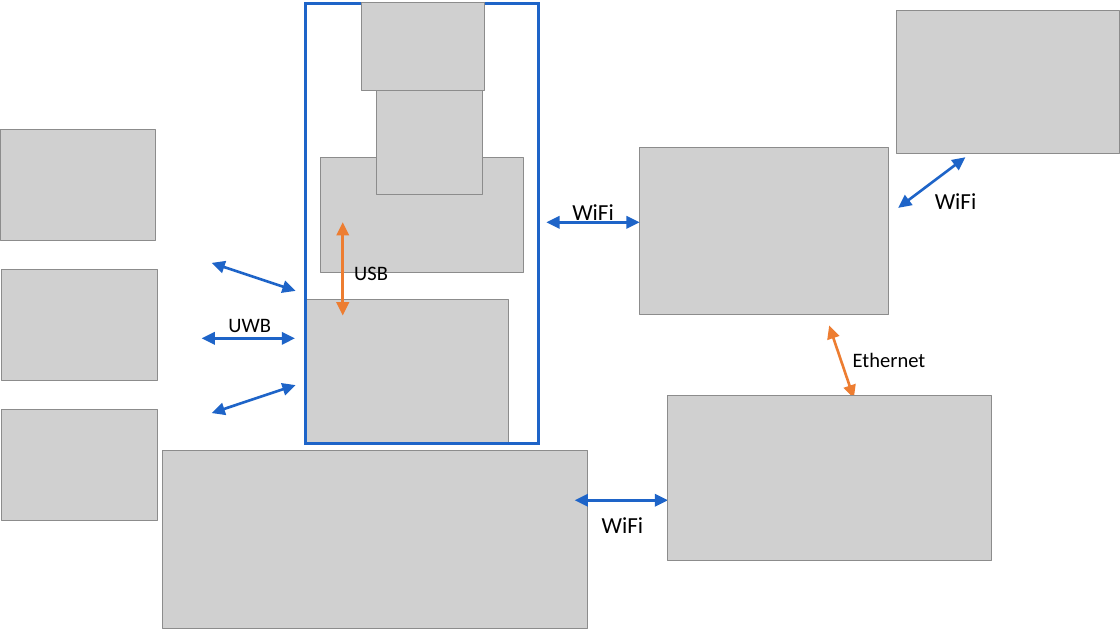
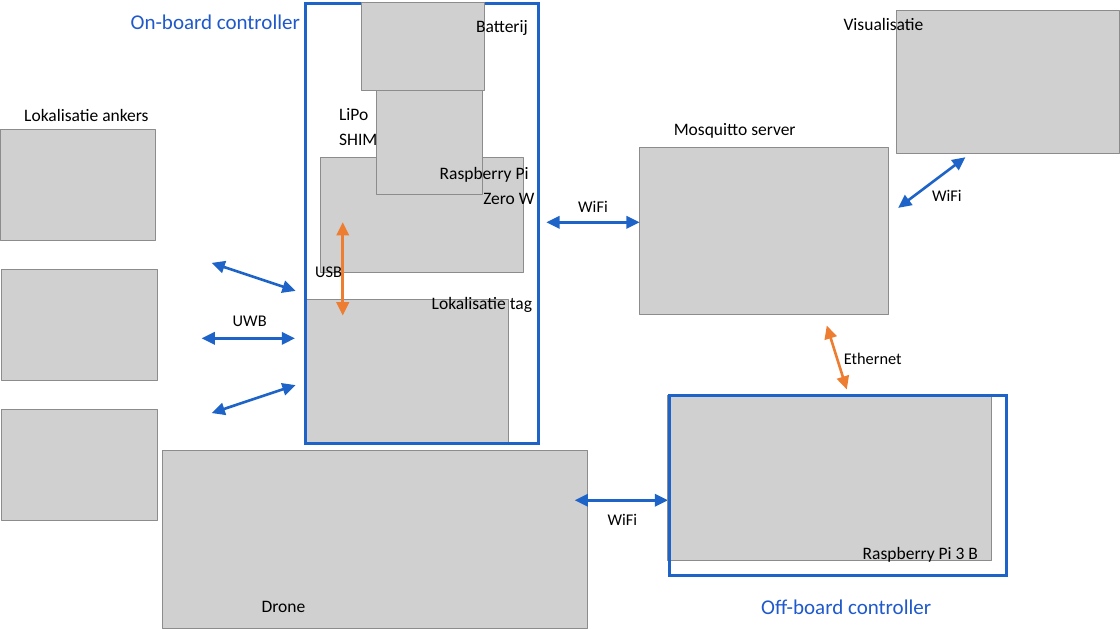
Before and after one commit to gartangh/Cross-Curricular-Project, a slide deck: slide 1 of Report/Setup.pptx. Drawn at 1120x630 pixels with LibreOffice and Linux fonts; fonts in the diff are those of the drawing; grey boxes stand for pictures. Boxes give left, top, right and bottom in pixels: in the first picture for what was removed or moved away, otherwise in the second. Text is boxed around its words. In the diff, an @@ line names an element or a change of style, - is before the commit and + after.

```diff
--- a/Report/Setup.pptx
+++ b/Report/Setup.pptx
@@ text added at (x1=131, y1=14, x2=300, y2=29), 18 pt, text #1F59CB @@
+On-board controller
@@ text added at (x1=476, y1=18, x2=528, y2=37), 15 pt, text #000000 @@
+Batterij
@@ text added at (x1=844, y1=16, x2=924, y2=35), 15 pt, text #000000 @@
+Visualisatie
@@ text added at (x1=24, y1=109, x2=148, y2=121), 15 pt, text #000000 @@
+Lokalisatie ankers
@@ text added at (x1=339, y1=108, x2=377, y2=150), 15 pt, text #000000 @@
+LiPo SHIM
@@ text added at (x1=674, y1=123, x2=795, y2=138), 15 pt, text #000000 @@
+Mosquitto server
@@ text added at (x1=440, y1=165, x2=535, y2=209), 15 pt, text #000000 @@
+Raspberry Pi
+Zero W
@@ size 19.7 to 14 pt in 3 elements at (x1=608, y1=514, x2=638, y2=525), (x1=578, y1=200, x2=608, y2=212), (x1=932, y1=189, x2=962, y2=201) @@
@@ size 17.6 to 14 pt in 3 elements at (x1=233, y1=315, x2=267, y2=326), (x1=844, y1=352, x2=902, y2=364), (x1=315, y1=264, x2=342, y2=282) @@
@@ text "USB" moved from (x1=354, y1=266, x2=388, y2=286) to (x1=315, y1=264, x2=342, y2=282) @@
@@ text added at (x1=432, y1=294, x2=532, y2=312), 15 pt, text #000000 @@
+Lokalisatie tag
@@ double arrow moved from (829, 326) - (854, 398) to (827, 326) - (847, 389) @@
@@ text "Ethernet" moved from (x1=853, y1=352, x2=926, y2=367) to (x1=844, y1=352, x2=902, y2=364) @@
@@ rectangle added at (x1=670, y1=395, x2=1007, y2=576), outline #1E64C8 2.5 pt @@
@@ text added at (x1=863, y1=547, x2=977, y2=564), 15 pt, text #000000 @@
+Raspberry Pi 3 B
@@ text added at (x1=761, y1=599, x2=931, y2=614), 18 pt, text #1F59CB @@
+Off-board controller
@@ text added at (x1=262, y1=600, x2=306, y2=612), 15 pt, text #000000 @@
+Drone
```
Also in this commit, not shown: 6 other files.
